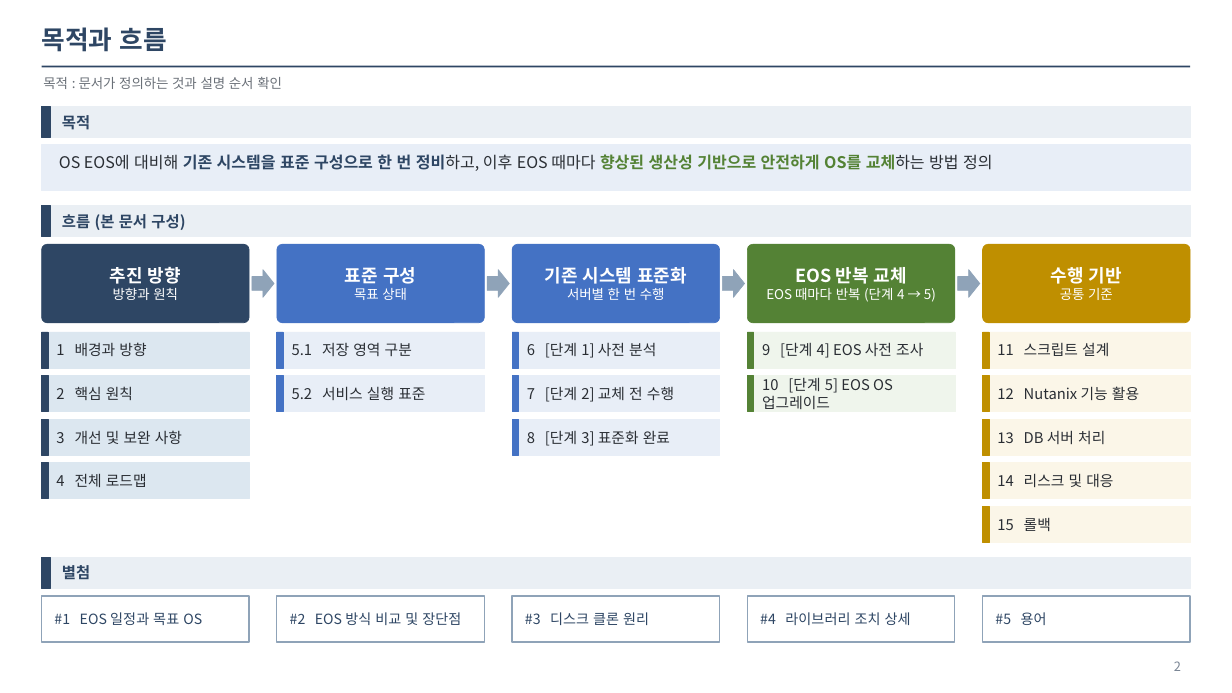
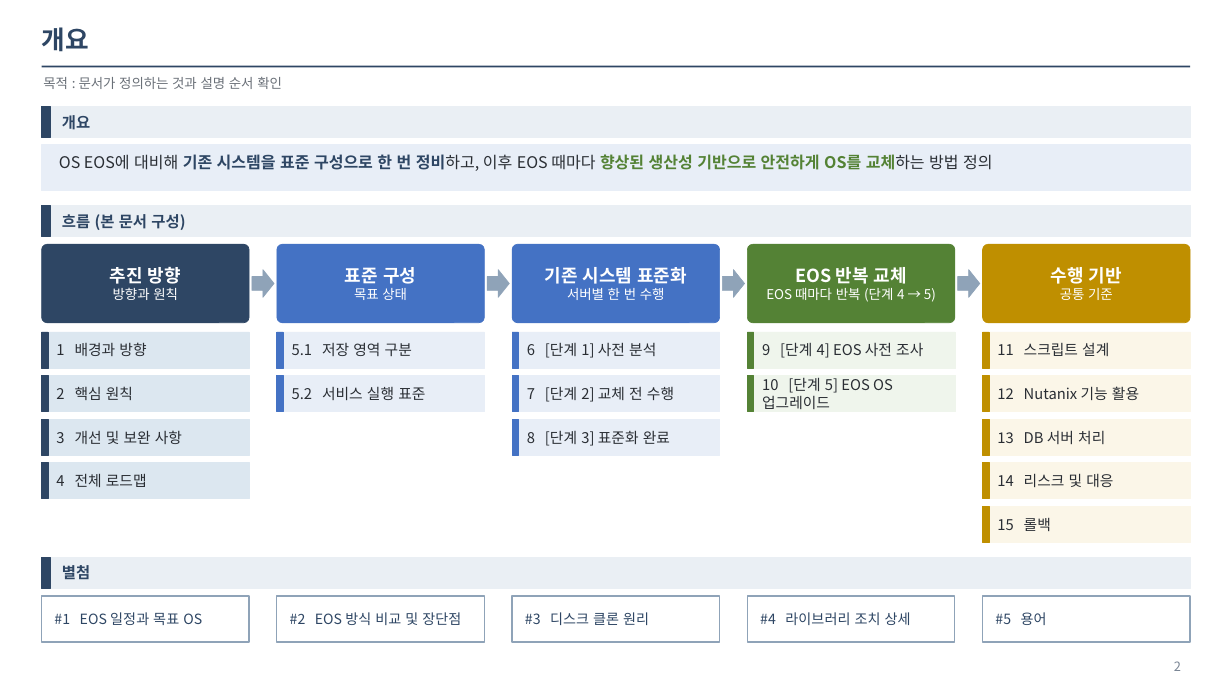
Before and after one commit to jwsanta/Upgrade_OS, a slide deck: slide 2 of OS_EOS_Replacement_Plan_요약_20261105_ver4 .pptx. Drawn at 1232x693 pixels with LibreOffice and Linux fonts; fonts in the diff are those of the drawing. Boxes give left, top, right and bottom in pixels: in the first picture for what was removed or moved away, otherwise in the second. Text is boxed around its words. In the diff, an @@ line names an element or a change of style, - is before the commit and + after.

Commit message:
ppt

```diff
--- a/OS_EOS_Replacement_Plan_요약_20261105_ver4 .pptx
+++ b/OS_EOS_Replacement_Plan_요약_20261105_ver4 .pptx
@@ title at [42, 27, 89, 52]: text changed @@
-목적과 흐름
+개요
@@ text at [62, 115, 90, 130]: text changed @@
-목적
+개요
```
